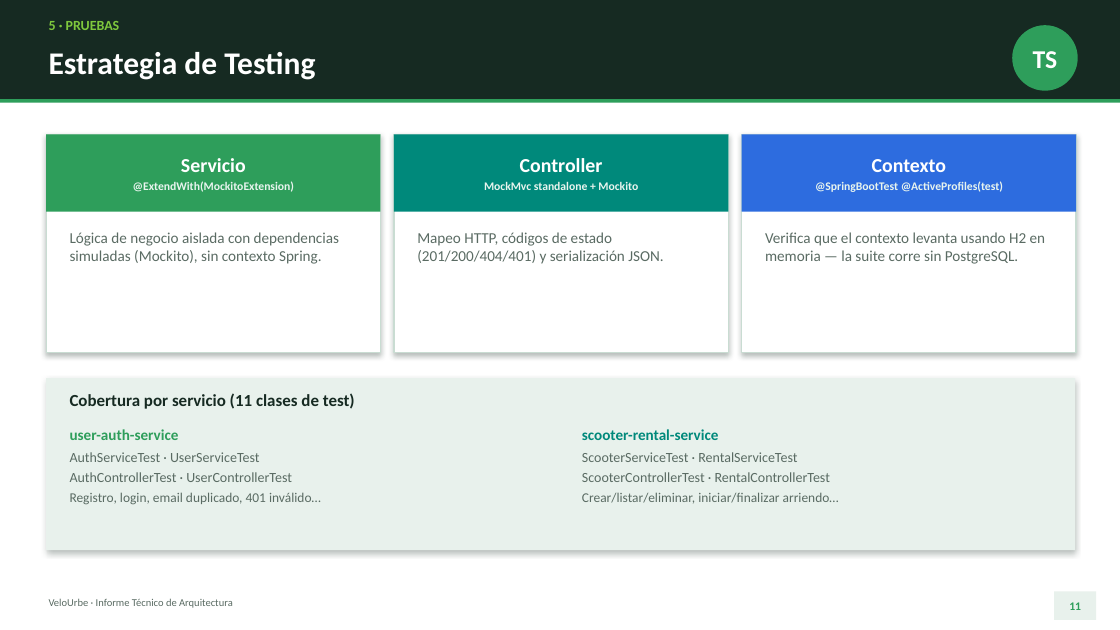
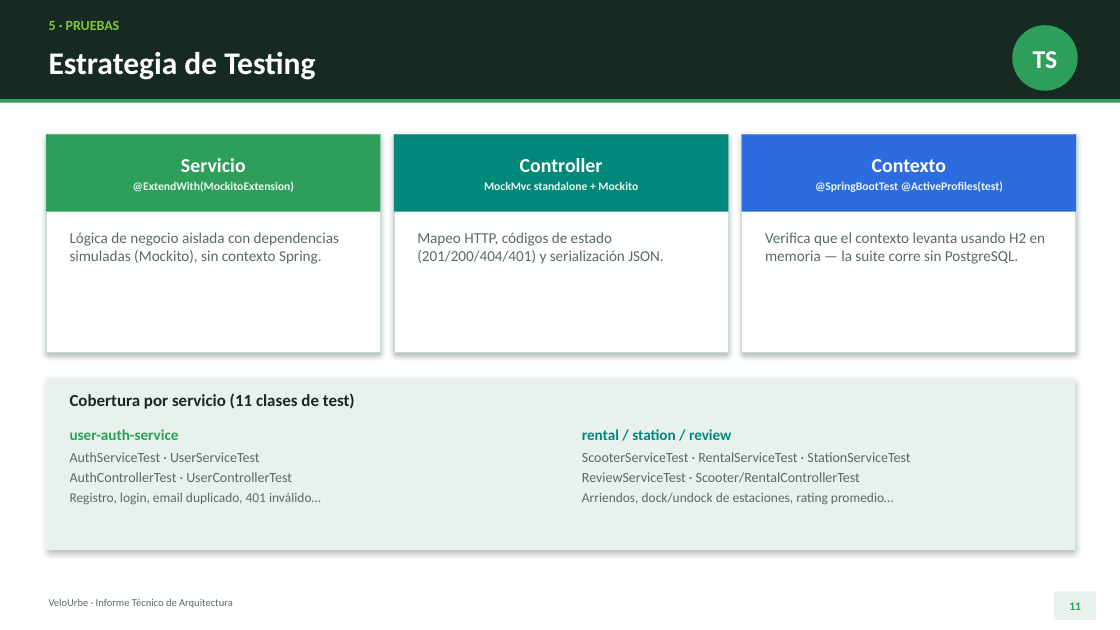
Before and after one commit to ethan1213/velourbe-platform, a slide deck: slide 11 of Presentacion VeloUrbe.pptx. Drawn at 1120x630 pixels with LibreOffice and Linux fonts; fonts in the diff are those of the drawing. Boxes give left, top, right and bottom in pixels: in the first picture for what was removed or moved away, otherwise in the second. Text is boxed around its words. In the diff, an @@ line names an element or a change of style, - is before the commit and + after.

```diff
--- a/Presentacion VeloUrbe.pptx
+++ b/Presentacion VeloUrbe.pptx
@@ text at (x1=582, y1=429, x2=910, y2=504): text changed @@
-scooter-rental-service
-ScooterServiceTest · RentalServiceTest
-ScooterControllerTest · RentalControllerTest
-Crear/listar/eliminar, iniciar/finalizar arriendo…
+rental / station / review
+ScooterServiceTest · RentalServiceTest · StationServiceTest
+ReviewServiceTest · Scooter/RentalControllerTest
+Arriendos, dock/undock de estaciones, rating promedio…
```
Also in this commit, not shown: 6 other slides changed.
